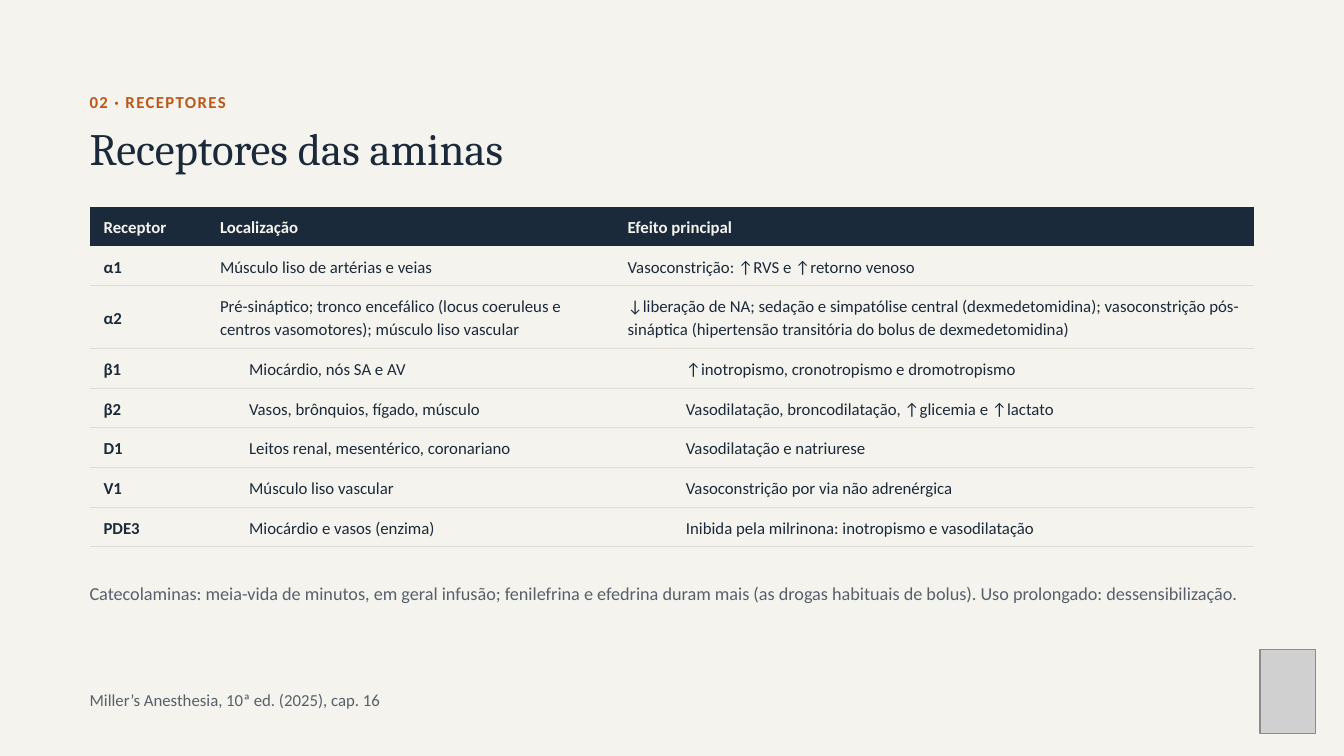
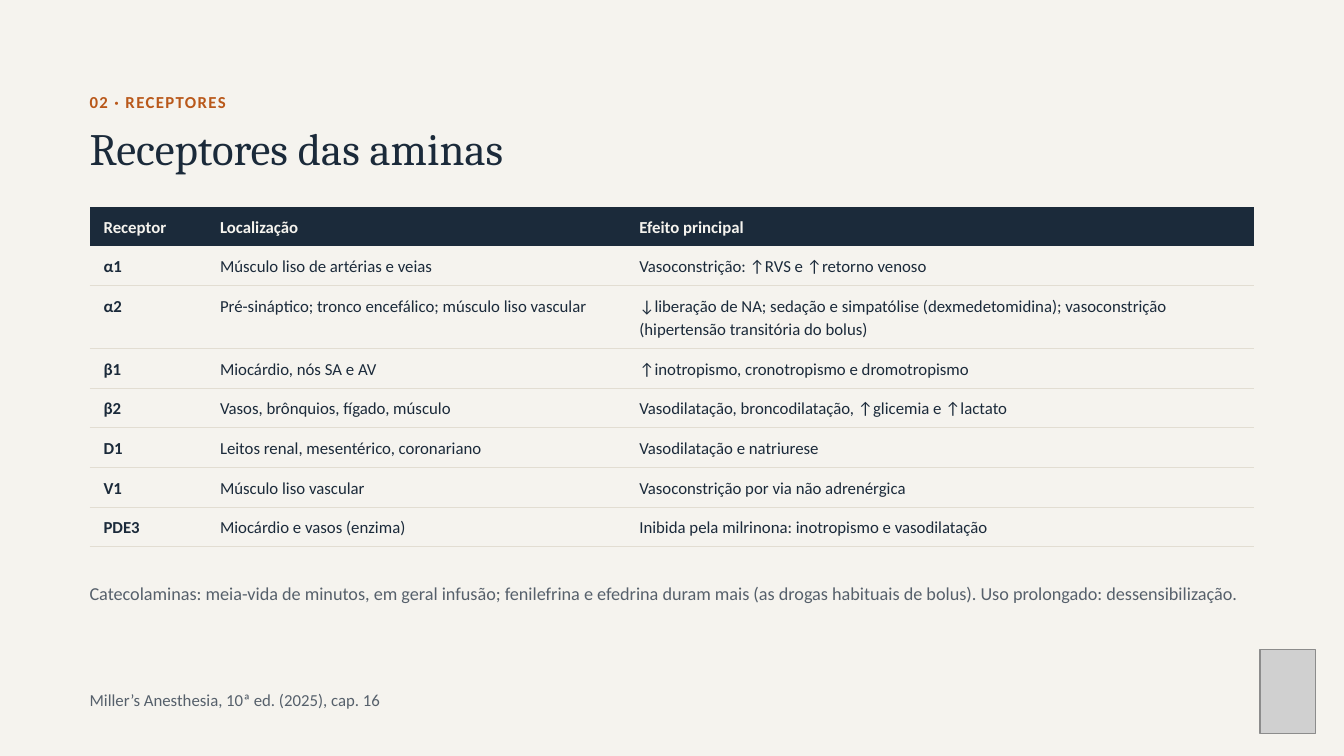
Before and after one commit to brunomoraesdubois-bit/Bruno, a slide deck: slide 5 of apresentacao/Aminas_Vasoativas.pptx. Drawn at 1344x756 pixels with LibreOffice and Linux fonts; fonts in the diff are those of the drawing; grey boxes stand for pictures. Boxes give left, top, right and bottom in pixels: in the first picture for what was removed or moved away, otherwise in the second. Text is boxed around its words. In the diff, an @@ line names an element or a change of style, - is before the commit and + after.

```diff
--- a/apresentacao/Aminas_Vasoativas.pptx
+++ b/apresentacao/Aminas_Vasoativas.pptx
@@ table at bbox=[90, 208, 1255, 540] @@
-row 3: α2 | Pré-sináptico; tronco encefálico (locus coeruleus e centros vasomotores); músculo liso vascular | ↓liberação de NA; sedação e simpatólise central (dexmedetomidina); vasoconstrição pós-sináptica (hipertensão transitória do bolus de dexmedetomidina)
+row 3: α2 | Pré-sináptico; tronco encefálico; músculo liso vascular | ↓liberação de NA; sedação e simpatólise (dexmedetomidina); vasoconstrição (hipertensão transitória do bolus)
+row 4: β1 | Miocárdio, nós SA e AV | ↑inotropismo, cronotropismo e dromotropismo
+row 5: β2 | Vasos, brônquios, fígado, músculo | Vasodilatação, broncodilatação, ↑glicemia e ↑lactato
+row 6: D1 | Leitos renal, mesentérico, coronariano | Vasodilatação e natriurese
+row 7: V1 | Músculo liso vascular | Vasoconstrição por via não adrenérgica
+row 8: PDE3 | Miocárdio e vasos (enzima) | Inibida pela milrinona: inotropismo e vasodilatação
@@ table removed at bbox=[90, 349, 1254, 450], 2 rows, 3 columns @@
-β1 | Miocárdio, nós SA e AV | ↑inotropismo, cronotropismo e dromotropismo
-β2 | Vasos, brônquios, fígado, músculo | Vasodilatação, broncodilatação, ↑glicemia e ↑lactato
@@ table removed at bbox=[90, 429, 1254, 529], 1 rows, 3 columns @@
-D1 | Leitos renal, mesentérico, coronariano | Vasodilatação e natriurese
@@ table removed at bbox=[90, 468, 1254, 569], 2 rows, 3 columns @@
-V1 | Músculo liso vascular | Vasoconstrição por via não adrenérgica
-PDE3 | Miocárdio e vasos (enzima) | Inibida pela milrinona: inotropismo e vasodilatação
```
Also in this commit, not shown: 17 other files.
